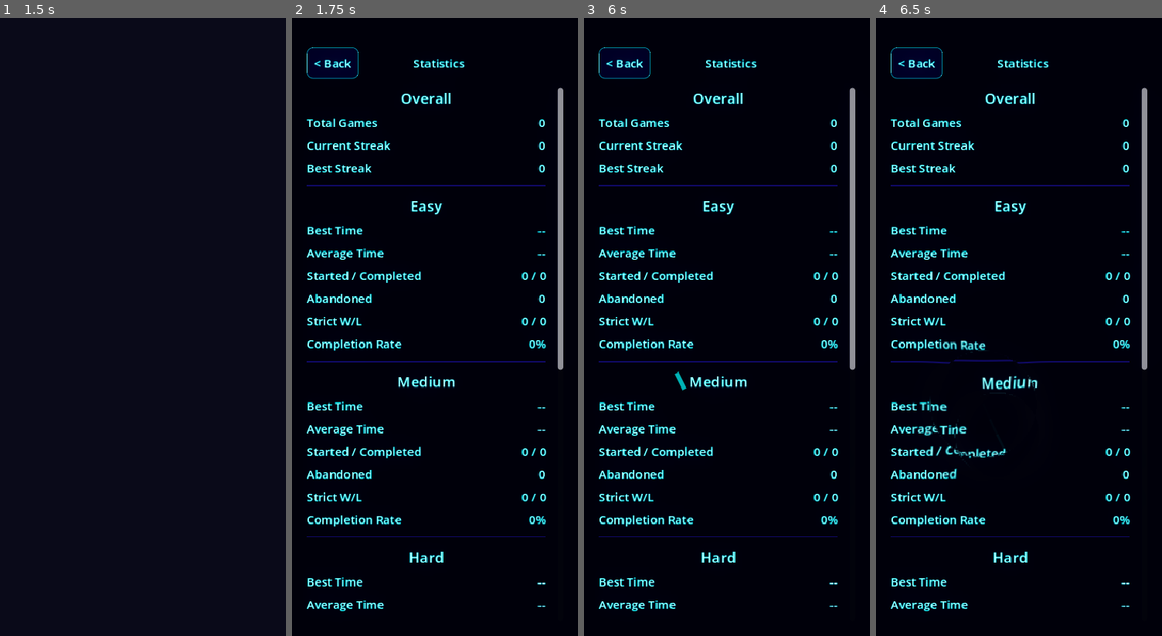
Above: before the commit, frames 1-4 (left to right).
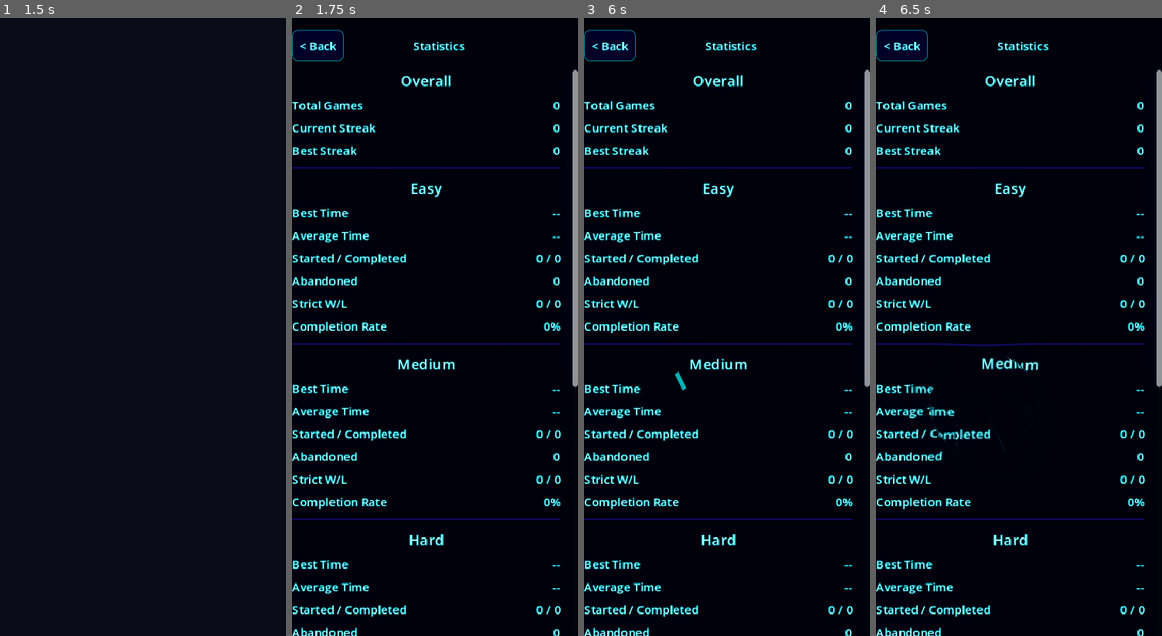
Above: after the commit, the same moments.

Repository: mchambers-mojang/sweet-vinegar-games
Game: Godot game, scene res://scenes/game_picker.tscn
The game is run twice, just before and just after one commit, with the same random seed, the same clock (stepped at 60 frames per second) and the same inputs.
Inputs (mouse positions are in pixels of both pictures, inside the frame that each line leads up to):
- Up to frame 1 (1.5 s): click "Sudoku" at 0.5 s; click "Statistics" at 1.25 s
- Up to frame 2 (1.75 s): no input
- Up to frame 3 (6 s): click "< Back" at 2 s; click "New Game" at 2.75 s; click "New Game" at 3.5 s; click "Statistics" at 4.25 s; tap Enter at 5 s; move the mouse to (789, 296) at 5.02 s; tap Q at 5.1 s; click (789, 296) at 5.17 s; tap Space at 5.75 s; drag from (669, 357) to (712, 450) at 5.77 s
- Up to frame 4 (6.5 s): no input

Frame 1 is identical in both runs. In frame 2, 14% of the frame differs, in the area x 0-100%, y 1-100%; in frame 3, 14%; in frame 4, 15%.

Commit message:
fix: Global debug toggle on all platforms + safe area on all screens
- F12/backtick toggles debug overlay on desktop
- 3-finger tap toggles debug overlay on mobile (works from any screen)
- Debug overlay UI respects safe area top inset
- Added SafeAreaManager.apply() to all stats screens

Co-authored-by: Copilot <223556219+Copilot@users.noreply.github.com>

Diff:
--- a/scripts/autoload/debug_overlay.gd
+++ b/scripts/autoload/debug_overlay.gd
@@ -68,10 +68,22 @@
 	if not _enabled:
 		return
 
+	# Global keyboard shortcut: F12 or backtick to toggle debug overlay
+	if event is InputEventKey:
+		var key := event as InputEventKey
+		if key.pressed and not key.echo:
+			if key.keycode == KEY_F12 or key.keycode == KEY_QUOTELEFT:
+				_toggle_overlay("keyboard")
+				get_viewport().set_input_as_handled()
+				return
+
 	if event is InputEventScreenTouch:
 		var st := event as InputEventScreenTouch
 		if st.pressed:
 			_touch_points[st.index] = st.position
+			# 3-finger tap toggles debug overlay on mobile
+			if _touch_points.size() >= 3:
+				_toggle_overlay("three_finger_tap")
 		else:
 			_touch_points.erase(st.index)
 	elif event is InputEventScreenDrag:
@@ -134,6 +146,8 @@
 
 
 func _build_ui() -> void:
+	var safe_top := float(SafeAreaManager.get_insets().get("top", 0))
+
 	_root = Control.new()
 	_root.set_anchors_preset(Control.PRESET_FULL_RECT)
 	_root.mouse_filter = Control.MOUSE_FILTER_IGNORE
@@ -146,12 +160,12 @@
 	_root.add_child(_draw_layer)
 
 	_info_label = Label.new()
-	_info_label.position = Vector2(10, 10)
+	_info_label.position = Vector2(10, safe_top + 10)
 	_info_label.mouse_filter = Control.MOUSE_FILTER_IGNORE
 	_root.add_child(_info_label)
 
 	_analytics_label = RichTextLabel.new()
-	_analytics_label.position = Vector2(10, 100)
+	_analytics_label.position = Vector2(10, safe_top + 100)
 	_analytics_label.size = Vector2(460, 180)
 	_analytics_label.bbcode_enabled = false
 	_analytics_label.fit_content = false
@@ -161,7 +175,7 @@
 
 	_settings_button = Button.new()
 	_settings_button.text = "Debug"
-	_settings_button.position = Vector2(0, 10)
+	_settings_button.position = Vector2(0, safe_top + 10)
 	_settings_button.size = Vector2(86, 34)
 	_settings_button.mouse_filter = Control.MOUSE_FILTER_STOP
 	_settings_button.pressed.connect(func() -> void:
@@ -170,7 +184,7 @@
 	_root.add_child(_settings_button)
 
 	_settings_panel = PanelContainer.new()
-	_settings_panel.position = Vector2(0, 50)
+	_settings_panel.position = Vector2(0, safe_top + 50)
 	_settings_panel.size = Vector2(280, 300)
 	_settings_panel.mouse_filter = Control.MOUSE_FILTER_STOP
 	_root.add_child(_settings_panel)
--- a/scripts/blockudoku/blockudoku_stats_screen.gd
+++ b/scripts/blockudoku/blockudoku_stats_screen.gd
@@ -9,6 +9,9 @@
 
 
 func _ready() -> void:
+	var margin := get_node_or_null("MarginContainer") as MarginContainer
+	if margin:
+		SafeAreaManager.apply(margin)
 	back_button.pressed.connect(func() -> void:
 		SceneTransition.transition_to("res://scenes/blockudoku_menu.tscn")
 	)
--- a/scripts/shikaku/shikaku_stats_screen.gd
+++ b/scripts/shikaku/shikaku_stats_screen.gd
@@ -10,6 +10,9 @@
 
 
 func _ready() -> void:
+	var margin := get_node_or_null("MarginContainer") as MarginContainer
+	if margin:
+		SafeAreaManager.apply(margin)
 	back_button.pressed.connect(func() -> void:
 		SceneTransition.transition_to("res://scenes/shikaku_menu.tscn")
 	)
--- a/scripts/sudoku/sudoku_stats_screen.gd
+++ b/scripts/sudoku/sudoku_stats_screen.gd
@@ -9,6 +9,9 @@
 
 
 func _ready() -> void:
+	var margin := get_node_or_null("MarginContainer") as MarginContainer
+	if margin:
+		SafeAreaManager.apply(margin)
 	back_button.pressed.connect(func() -> void:
 		SceneTransition.transition_to("res://scenes/main_menu.tscn")
 	)
